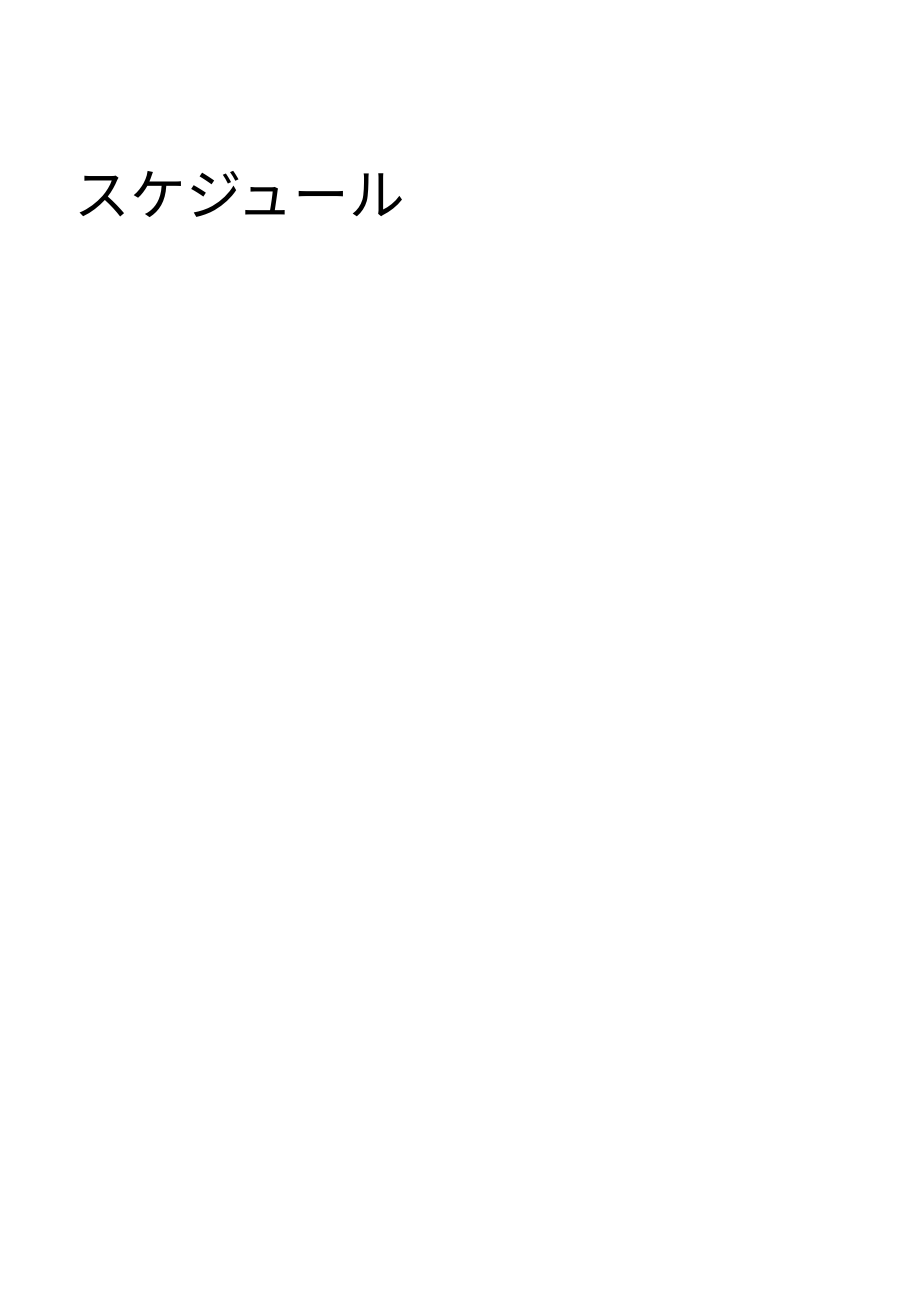
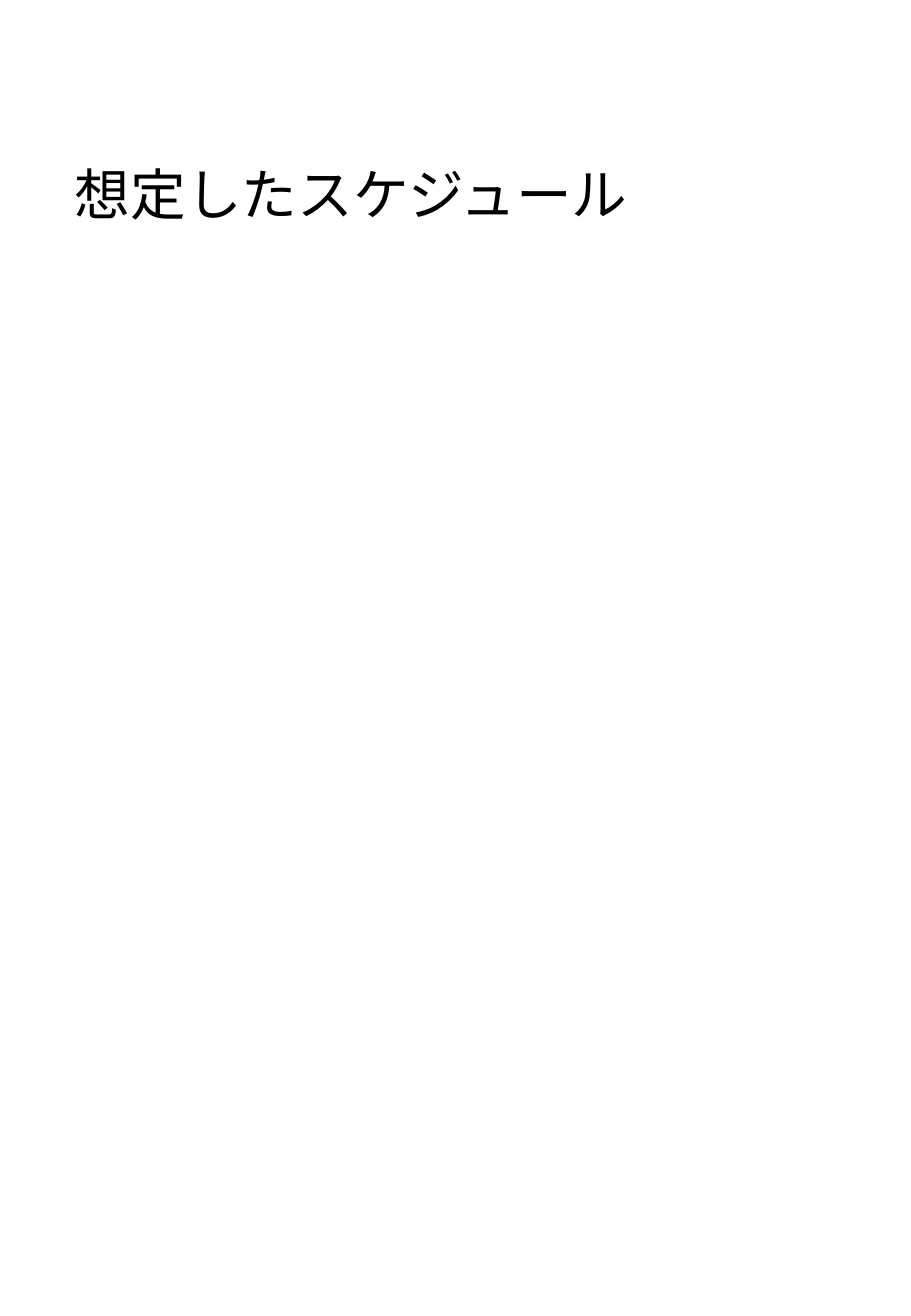
Before and after one commit to TomoyaKanazaki/Graduation, a slide deck: slide 8 of 99_pranning/卒プレアーカイブ.pptx (slide 7 before the commit). Drawn at 911x1316 pixels with LibreOffice and Linux fonts; fonts in the diff are those of the drawing. Boxes give left, top, right and bottom in pixels: in the first picture for what was removed or moved away, otherwise in the second. Text is boxed around its words. In the diff, an @@ line names an element or a change of style, - is before the commit and + after.

```diff
--- a/99_pranning/卒プレアーカイブ.pptx
+++ b/99_pranning/卒プレアーカイブ.pptx
@@ title at (75, 168, 628, 220): text changed @@
-スケジュール
+想定したスケジュール
```
Also in this commit, not shown: 2 other slides changed, 2 slides added, 1 slide removed.
